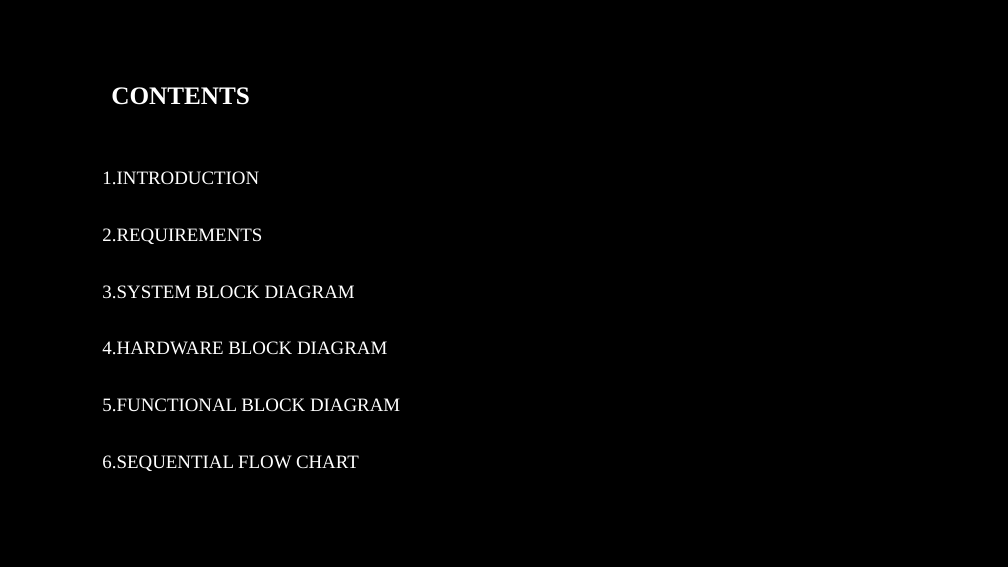
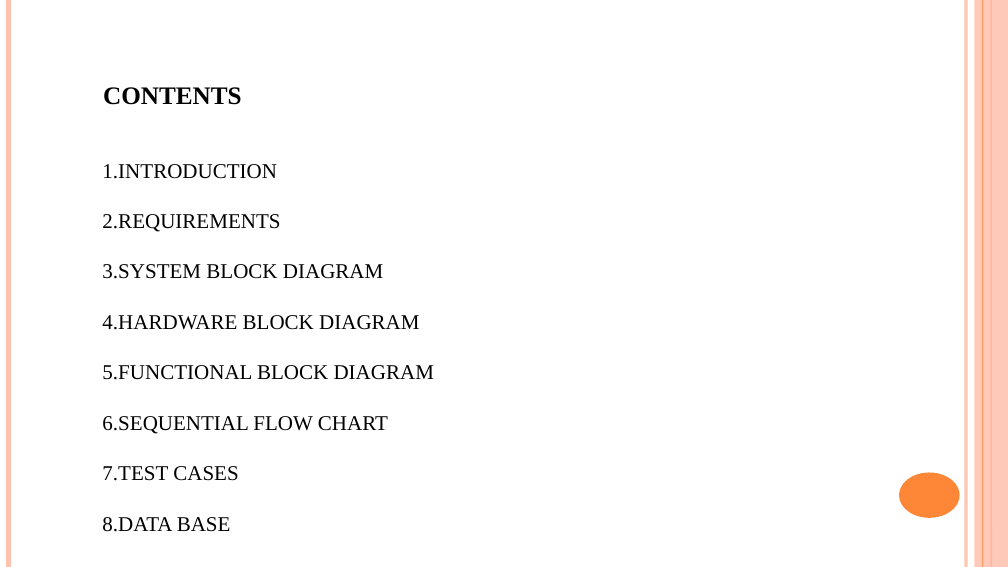
Before and after one commit to SKUP-BATCH4/TEAM-5-IC, a slide deck: slide 2 of INSTRUMENTAL CLUSTER.pptx. Drawn at 1008x567 pixels with LibreOffice and Linux fonts; fonts in the diff are those of the drawing; background and template pictures are left out. Boxes give left, top, right and bottom in pixels: in the first picture for what was removed or moved away, otherwise in the second. Text is boxed around its words. In the diff, an @@ line names an element or a change of style, - is before the commit and + after.

```diff
--- a/INSTRUMENTAL CLUSTER.pptx
+++ b/INSTRUMENTAL CLUSTER.pptx
@@ background picture (left out) to #FFFFFF @@
@@ line added from (8, 0) to (8, 567), #FEC3AE 4.5 pt @@
@@ line added from (966, 0) to (966, 567), #FEC3AE 3 pt @@
@@ rectangle added at (975,0,1008,567), fill #FEC3AE at 87% opacity @@
@@ line added from (983, 0) to (983, 567), #FE8637 0.75 pt @@
@@ line added from (991, 0) to (991, 567), #FE8637 1.5 pt @@
@@ text "CONTENTS": place and size @@
-text "CONTENTS" at (111,87,250,105)
+text "CONTENTS" at (103,87,242,105)
@@ text "CONTENTS" at (103,87,242,105): text colour #FFFFFF to #000000 @@
@@ text at (102,164,434,434): size 18 to 20 pt, text colour #FFFFFF to #000000 in "1.INTRODUCTION", "2.REQUIREMENTS", "3.SYSTEM BLOCK DIAGRAM", "4.HARDWARE BLOCK DIAGRAM" and 2 more places; line spacing 2.5 to 2 @@
@@ text at (102,466,238,532): paragraphs added @@
+7.TEST CASES
+8.DATA BASE
@@ ellipse added at (899,473,960,518), fill #FE8637 @@
```
Also in this commit, not shown: 10 other slides changed, 6 slides added, 2 slides removed.
